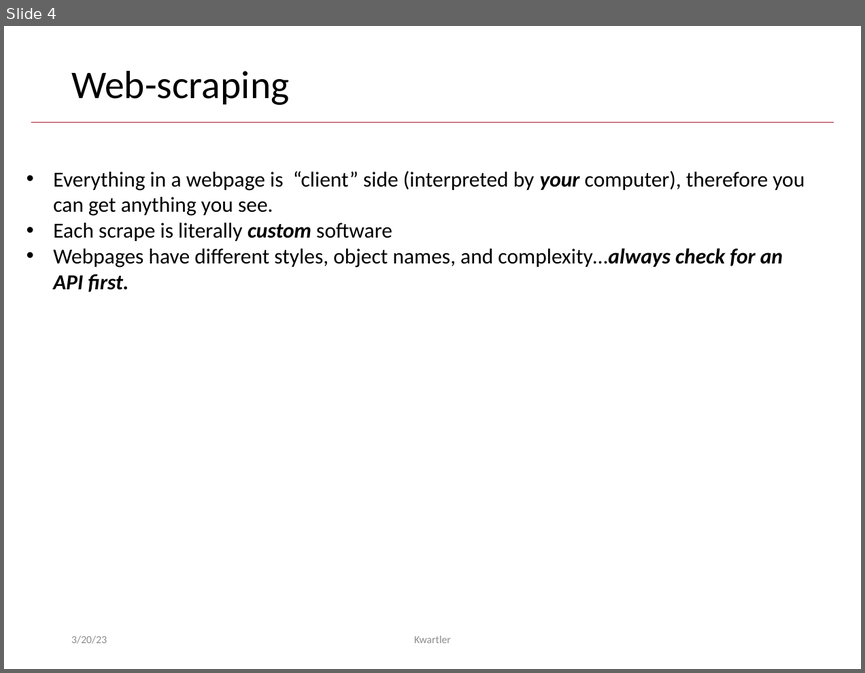
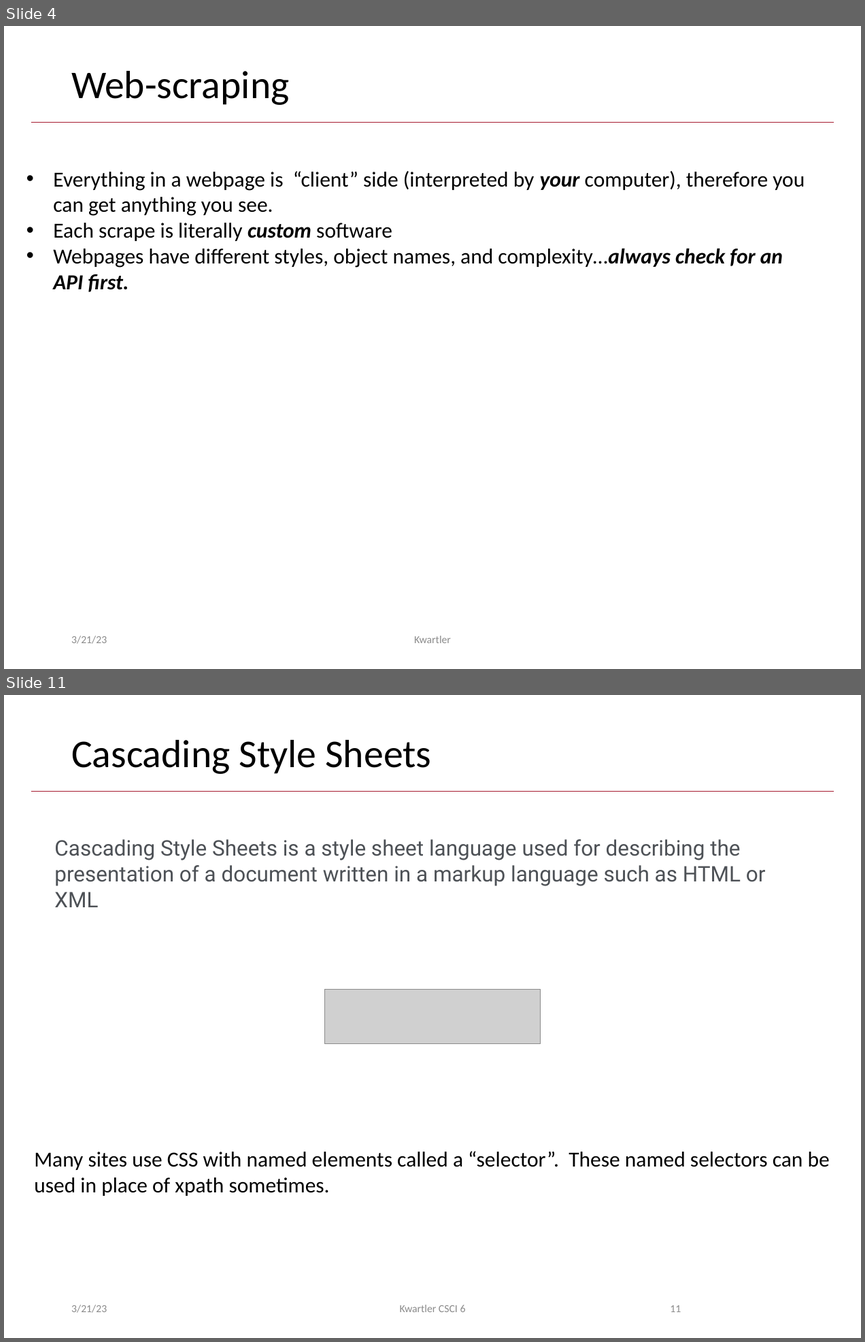
Before and after one commit to kwartler/Hult_Visualizing-Analyzing-Data-with-R, a slide deck: DD1/H_Mar21/C_webscraping.pptx. Shown one above the other, each under a label of ours: slide 4 before the commit, slides 4 and 11 after it; the slides between them are not shown. The pictures are 865x673 and 865x1342 pixels, drawn with LibreOffice and Linux fonts; fonts in the diff are those of the drawing; grey boxes stand for pictures. Boxes give left, top, right and bottom in pixels: in the first picture for what was removed or moved away, otherwise in the second. Text is boxed around its words. In the diff, an @@ line names an element or a change of style, - is before the commit and + after.

```diff
--- a/DD1/H_Mar21/C_webscraping.pptx
+++ b/DD1/H_Mar21/C_webscraping.pptx
@@ slide 11 added at (4,695,861,1338), background #FFFFFF; not listed: 1 template element that a slide beside it also shows @@
@@ title added at (71,740,431,774), 33 pt, text #000000 @@
+Cascading Style Sheets
@@ text added at (54,839,766,907), 18 pt, text #4D5156 @@
+Cascading Style Sheets is a style sheet language used for describing the presentation of a document written in a markup language such as HTML or XML
@@ picture added at (324,989,540,1044) @@
@@ text added at (34,1151,830,1195), 18 pt, text #000000 @@
+Many sites use CSS with named elements called a “selector”. These named selectors can be used in place of xpath sometimes.
@@ text added at (71,1304,107,1312), 9 pt, text #8C8C8C @@
+3/21/23
@@ text added at (400,1304,466,1312), 9 pt, text #8C8C8C @@
+Kwartler CSCI 6
@@ page number added at (670,1305,681,1312), 9 pt, text #8C8C8C @@
+11
@@ slide 4 changed as well @@
@@ text at (71,635,107,643): text changed @@
-3/20/23
+3/21/23
```
Also in this commit, not shown: 3 other slides changed, 10 other slides added, 2 slides removed, 5 other files.
